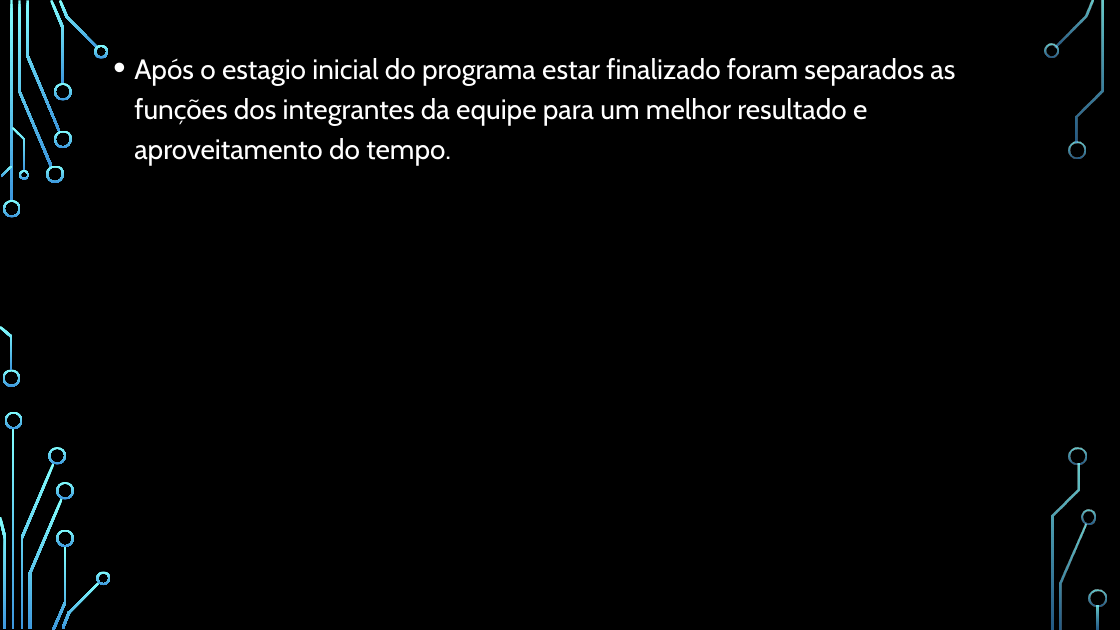
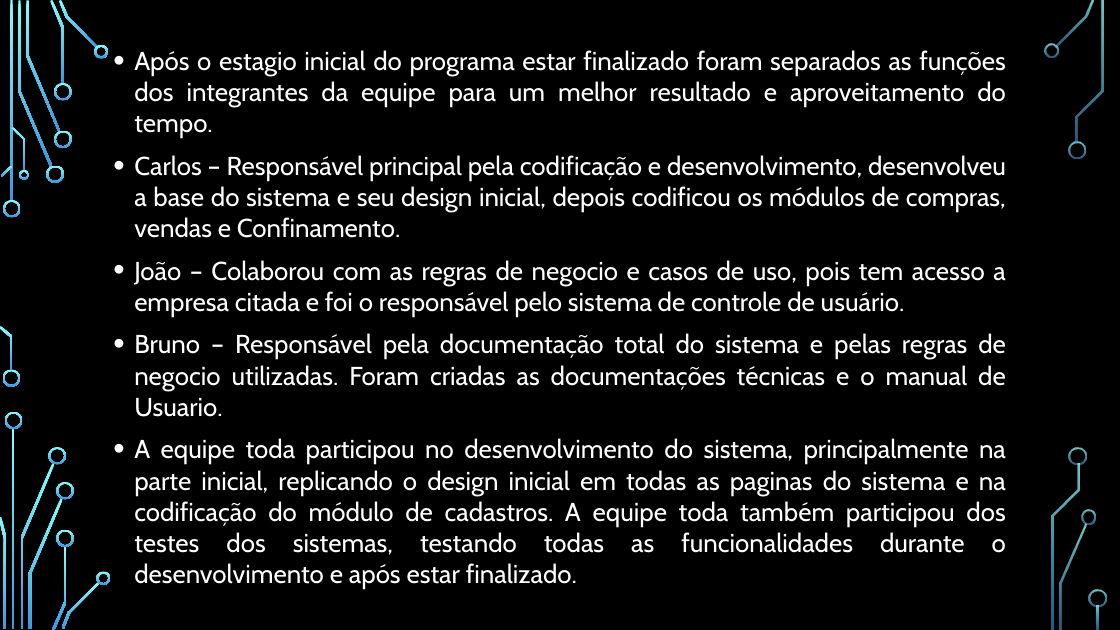
Before and after one commit to chav1985/GerenciamentoBovinos, a slide deck: slide 8 of GerenciamentoBovinos/Documentação/Apresentação/SISTEMA DE GERENCIAMENTO DE BOVINOS.pptx. Drawn at 1120x630 pixels with LibreOffice and Linux fonts; fonts in the diff are those of the drawing; background and template pictures are left out. Boxes give left, top, right and bottom in pixels: in the first picture for what was removed or moved away, otherwise in the second. Text is boxed around its words. In the diff, an @@ line names an element or a change of style, - is before the commit and + after.

Commit message:
Documentação Final

```diff
--- a/GerenciamentoBovinos/Documentação/Apresentação/SISTEMA DE GERENCIAMENTO DE BOVINOS.pptx
+++ b/GerenciamentoBovinos/Documentação/Apresentação/SISTEMA DE GERENCIAMENTO DE BOVINOS.pptx
@@ text at bbox=[134, 50, 1006, 137]: size 24 to 22.2 pt in "Após o estagio inicial do programa estar ..."; alignment left to justified; line spacing 1.2 to 1 @@
@@ text at bbox=[134, 155, 1006, 526]: paragraphs added @@
+• Carlos – Responsável principal pela codificação e desenvolvimento, desenvolveu a base do sistema e seu design inicial, depois codificou os módulos de compras, vendas e Confinamento.
+• João – Colaborou com as regras de negocio e casos de uso, pois tem acesso a empresa citada e foi o responsável pelo sistema de controle de usuário.
+• Bruno – Responsável pela documentação total do sistema e pelas regras de negocio utilizadas. Foram criadas as documentações técnicas e o manual de Usuario.
+• A equipe toda participou no desenvolvimento do sistema, principalmente na parte inicial, replicando o design inicial em todas as paginas do sistema e na codificação do módulo de cadastros. A equipe toda também participou dos testes dos sistemas, testando todas as funcionalidades durante o desenvolvimento e após estar finalizado.
```
Also in this commit, not shown: 1 other slide changed, 2 slides added, 2 other files.
